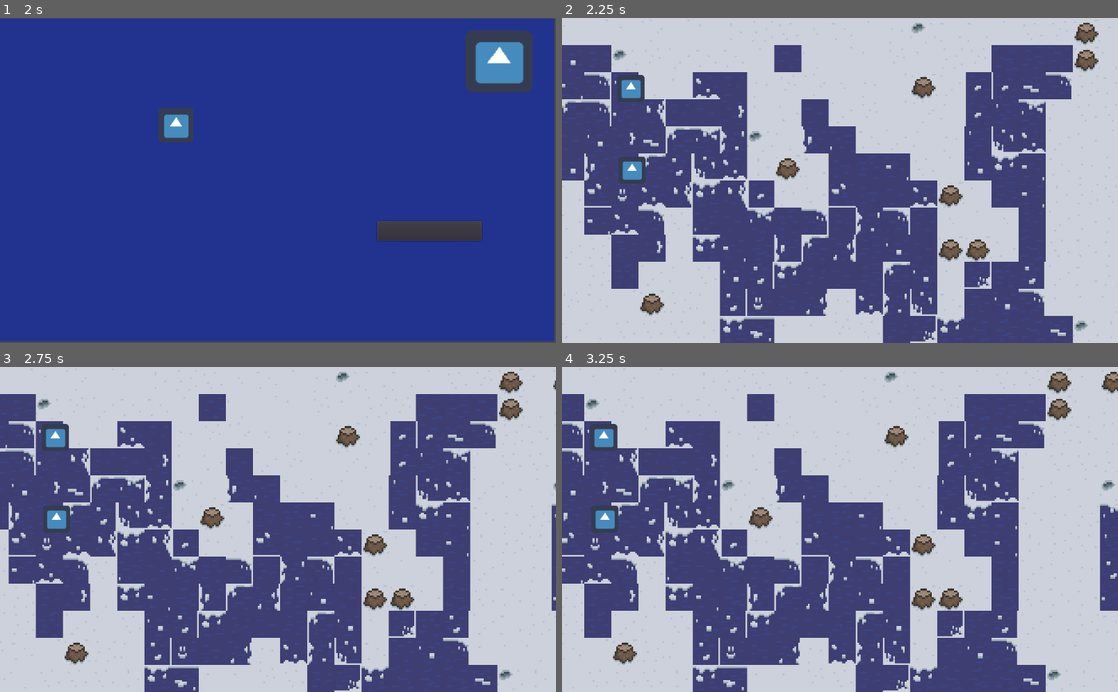
Above: before the commit, frames 1-4 (two rows, left to right).
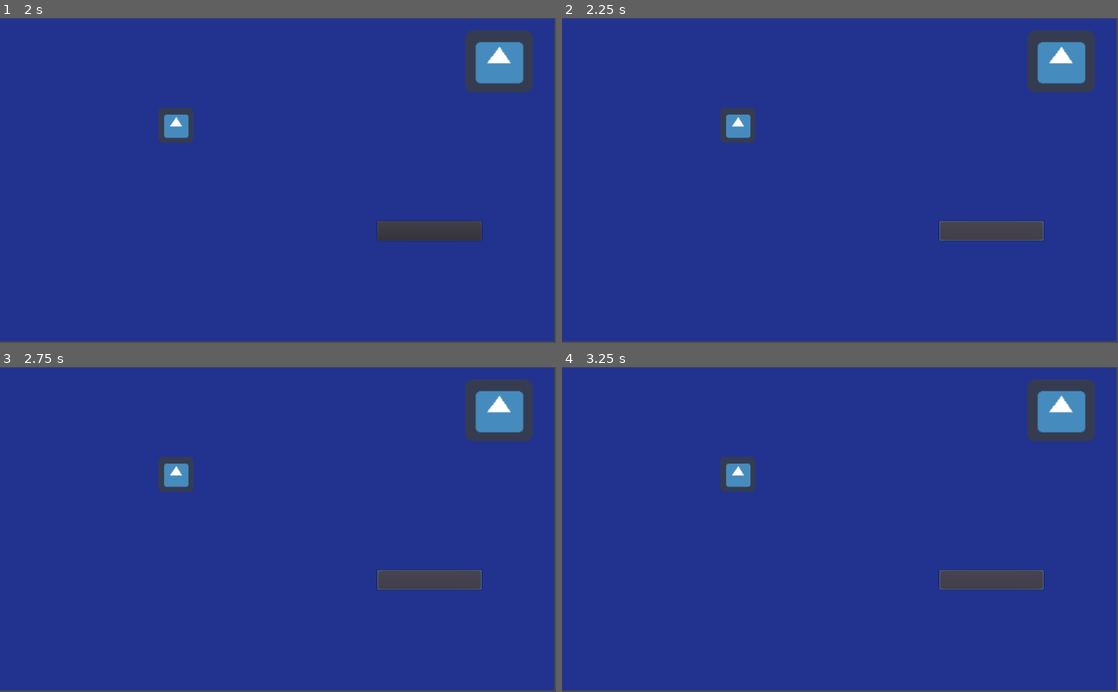
Above: after the commit, the same moments.

Repository: rchin157/gamejamNov2020
Game: Godot game, scene res://Level/OpeningMenu.tscn
Same seed, same stepped clock (60 frames per second), same inputs: the game is played once before the commit and once after it. The project has no main scene, so this scene is started directly. The engine's default icon, where the game draws it, is replaced by a stand-in: a white triangle on a blue panel in a dark square.
Inputs (mouse positions are in pixels of both pictures, inside the frame that each line leads up to):
- Up to frame 1 (2 s): click (189, 180) at 0.52 s; type "12" at 0.6 s; click "Host Server" at 1.25 s
- Up to frame 2 (2.25 s): click "Begin Game" at 2 s
- Up to frame 3 (2.75 s): no input
- Up to frame 4 (3.25 s): click (990, 578) at 2.75 s, where only the run after the commit has a clickable "Begin Game"

Frame 1 is identical in both runs. In frame 2, 100% of the frame differs, in the area x 0-100%, y 0-100%; in frame 3, 100%; in frame 4, 100%.

Commit message:
I LOVE CONNECTED TEXTURES YUMMY YUMMY

Diff:
--- a/Level/Level.tscn
+++ b/Level/Level.tscn
@@ -1,8 +1,51 @@
-[gd_scene load_steps=5 format=2]
+[gd_scene load_steps=20 format=2]
 
 [ext_resource path="res://Scripts/Level.gd" type="Script" id=1]
+[ext_resource path="res://Tiles/WaterTiles.png" type="Texture" id=2]
 [ext_resource path="res://Entities/Player.tscn" type="PackedScene" id=3]
 [ext_resource path="res://Tiles/TILESET.png" type="Texture" id=4]
+
+[sub_resource type="ConvexPolygonShape2D" id=2]
+points = PoolVector2Array( 64, 64, 0, 64, 0, 0, 64, 0 )
+
+[sub_resource type="ConvexPolygonShape2D" id=3]
+points = PoolVector2Array( 64, 64, 0, 64, 0, 0, 64, 0 )
+
+[sub_resource type="ConvexPolygonShape2D" id=4]
+points = PoolVector2Array( 64, 64, 0, 64, 0, 0, 64, 0 )
+
+[sub_resource type="ConvexPolygonShape2D" id=5]
+points = PoolVector2Array( 64, 64, 0, 64, 0, 0, 64, 0 )
+
+[sub_resource type="ConvexPolygonShape2D" id=6]
+points = PoolVector2Array( 64, 64, 0, 64, 0, 0, 64, 0 )
+
+[sub_resource type="ConvexPolygonShape2D" id=7]
+points = PoolVector2Array( 64, 64, 0, 64, 0, 0, 64, 0 )
+
+[sub_resource type="ConvexPolygonShape2D" id=8]
+points = PoolVector2Array( 64, 64, 0, 64, 0, 0, 64, 0 )
+
+[sub_resource type="ConvexPolygonShape2D" id=9]
+points = PoolVector2Array( 64, 64, 0, 64, 0, 0, 64, 0 )
+
+[sub_resource type="ConvexPolygonShape2D" id=10]
+points = PoolVector2Array( 64, 64, 0, 64, 0, 0, 64, 0 )
+
+[sub_resource type="ConvexPolygonShape2D" id=11]
+points = PoolVector2Array( 64, 64, 0, 64, 0, 0, 64, 0 )
+
+[sub_resource type="ConvexPolygonShape2D" id=12]
+points = PoolVector2Array( 64, 64, 0, 64, 0, 0, 64, 0 )
+
+[sub_resource type="ConvexPolygonShape2D" id=13]
+points = PoolVector2Array( 64, 64, 0, 64, 0, 0, 64, 0 )
+
+[sub_resource type="ConvexPolygonShape2D" id=14]
+points = PoolVector2Array( 64, 64, 0, 64, 0, 0, 64, 0 )
+
+[sub_resource type="ConvexPolygonShape2D" id=15]
+points = PoolVector2Array( 64, 64, 0, 64, 0, 0, 64, 0 )
 
 [sub_resource type="TileSet" id=1]
 0/name = "TILESET.png 0"
@@ -733,6 +776,440 @@
 51/shape_one_way_margin = 0.0
 51/shapes = [  ]
 51/z_index = 0
+52/name = "TILESET.png 52"
+52/texture = ExtResource( 4 )
+52/tex_offset = Vector2( 0, 0 )
+52/modulate = Color( 1, 1, 1, 1 )
+52/region = Rect2( 384, 64, 64, 64 )
+52/tile_mode = 0
+52/occluder_offset = Vector2( 0, 0 )
+52/navigation_offset = Vector2( 0, 0 )
+52/shape_offset = Vector2( 0, 0 )
+52/shape_transform = Transform2D( 1, 0, 0, 1, 0, 0 )
+52/shape = SubResource( 2 )
+52/shape_one_way = false
+52/shape_one_way_margin = 1.0
+52/shapes = [ {
+"autotile_coord": Vector2( 0, 0 ),
+"one_way": false,
+"one_way_margin": 1.0,
+"shape": SubResource( 2 ),
+"shape_transform": Transform2D( 1, 0, 0, 1, 0, 0 )
+} ]
+52/z_index = 0
+53/name = "TILESET.png 53"
+53/texture = ExtResource( 4 )
+53/tex_offset = Vector2( 0, 0 )
+53/modulate = Color( 1, 1, 1, 1 )
+53/region = Rect2( 448, 64, 64, 64 )
+53/tile_mode = 0
+53/occluder_offset = Vector2( 0, 0 )
+53/navigation_offset = Vector2( 0, 0 )
+53/shape_offset = Vector2( 0, 0 )
+53/shape_transform = Transform2D( 1, 0, 0, 1, 0, 0 )
+53/shape = SubResource( 3 )
+53/shape_one_way = false
+53/shape_one_way_margin = 1.0
+53/shapes = [ {
+"autotile_coord": Vector2( 0, 0 ),
+"one_way": false,
+"one_way_margin": 1.0,
+"shape": SubResource( 3 ),
+"shape_transform": Transform2D( 1, 0, 0, 1, 0, 0 )
+} ]
+53/z_index = 0
+54/name = "TILESET.png 54"
+54/texture = ExtResource( 4 )
+54/tex_offset = Vector2( 0, 0 )
+54/modulate = Color( 1, 1, 1, 1 )
+54/region = Rect2( 384, 128, 64, 64 )
+54/tile_mode = 0
+54/occluder_offset = Vector2( 0, 0 )
+54/navigation_offset = Vector2( 0, 0 )
+54/shape_offset = Vector2( 0, 0 )
+54/shape_transform = Transform2D( 1, 0, 0, 1, 0, 0 )
+54/shape = SubResource( 4 )
+54/shape_one_way = false
+54/shape_one_way_margin = 1.0
+54/shapes = [ {
+"autotile_coord": Vector2( 0, 0 ),
+"one_way": false,
+"one_way_margin": 1.0,
+"shape": SubResource( 4 ),
+"shape_transform": Transform2D( 1, 0, 0, 1, 0, 0 )
+} ]
+54/z_index = 0
+55/name = "TILESET.png 55"
+55/texture = ExtResource( 4 )
+55/tex_offset = Vector2( 0, 0 )
+55/modulate = Color( 1, 1, 1, 1 )
+55/region = Rect2( 448, 128, 64, 64 )
+55/tile_mode = 0
+55/occluder_offset = Vector2( 0, 0 )
+55/navigation_offset = Vector2( 0, 0 )
+55/shape_offset = Vector2( 0, 0 )
+55/shape_transform = Transform2D( 1, 0, 0, 1, 0, 0 )
+55/shape = SubResource( 5 )
+55/shape_one_way = false
+55/shape_one_way_margin = 1.0
+55/shapes = [ {
+"autotile_coord": Vector2( 0, 0 ),
+"one_way": false,
+"one_way_margin": 1.0,
+"shape": SubResource( 5 ),
+"shape_transform": Transform2D( 1, 0, 0, 1, 0, 0 )
+} ]
+55/z_index = 0
+56/name = "TILESET.png 56"
+56/texture = ExtResource( 4 )
+56/tex_offset = Vector2( 0, 0 )
+56/modulate = Color( 1, 1, 1, 1 )
+56/region = Rect2( 384, 192, 64, 64 )
+56/tile_mode = 0
+56/occluder_offset = Vector2( 0, 0 )
+56/navigation_offset = Vector2( 0, 0 )
+56/shape_offset = Vector2( 0, 0 )
+56/shape_transform = Transform2D( 1, 0, 0, 1, 0, 0 )
+56/shape = SubResource( 6 )
+56/shape_one_way = false
+56/shape_one_way_margin = 1.0
+56/shapes = [ {
+"autotile_coord": Vector2( 0, 0 ),
+"one_way": false,
+"one_way_margin": 1.0,
+"shape": SubResource( 6 ),
+"shape_transform": Transform2D( 1, 0, 0, 1, 0, 0 )
+} ]
+56/z_index = 0
+57/name = "TILESET.png 57"
+57/texture = ExtResource( 4 )
+57/tex_offset = Vector2( 0, 0 )
+57/modulate = Color( 1, 1, 1, 1 )
+57/region = Rect2( 448, 192, 64, 64 )
+57/tile_mode = 0
+57/occluder_offset = Vector2( 0, 0 )
+57/navigation_offset = Vector2( 0, 0 )
+57/shape_offset = Vector2( 0, 0 )
+57/shape_transform = Transform2D( 1, 0, 0, 1, 0, 0 )
+57/shape = SubResource( 7 )
+57/shape_one_way = false
+57/shape_one_way_margin = 1.0
+57/shapes = [ {
+"autotile_coord": Vector2( 0, 0 ),
+"one_way": false,
+"one_way_margin": 1.0,
+"shape": SubResource( 7 ),
+"shape_transform": Transform2D( 1, 0, 0, 1, 0, 0 )
+} ]
+57/z_index = 0
+58/name = "TILESET.png 58"
+58/texture = ExtResource( 4 )
+58/tex_offset = Vector2( 0, 0 )
+58/modulate = Color( 1, 1, 1, 1 )
+58/region = Rect2( 384, 256, 64, 64 )
+58/tile_mode = 0
+58/occluder_offset = Vector2( 0, 0 )
+58/navigation_offset = Vector2( 0, 0 )
+58/shape_offset = Vector2( 0, 0 )
+58/shape_transform = Transform2D( 1, 0, 0, 1, 0, 0 )
+58/shape = SubResource( 8 )
+58/shape_one_way = false
+58/shape_one_way_margin = 1.0
+58/shapes = [ {
+"autotile_coord": Vector2( 0, 0 ),
+"one_way": false,
+"one_way_margin": 1.0,
+"shape": SubResource( 8 ),
+"shape_transform": Transform2D( 1, 0, 0, 1, 0, 0 )
+} ]
+58/z_index = 0
+59/name = "TILESET.png 59"
+59/texture = ExtResource( 4 )
+59/tex_offset = Vector2( 0, 0 )
+59/modulate = Color( 1, 1, 1, 1 )
+59/region = Rect2( 448, 256, 64, 64 )
+59/tile_mode = 0
+59/occluder_offset = Vector2( 0, 0 )
+59/navigation_offset = Vector2( 0, 0 )
+59/shape_offset = Vector2( 0, 0 )
+59/shape_transform = Transform2D( 1, 0, 0, 1, 0, 0 )
+59/shape = SubResource( 9 )
+59/shape_one_way = false
+59/shape_one_way_margin = 1.0
+59/shapes = [ {
+"autotile_coord": Vector2( 0, 0 ),
+"one_way": false,
+"one_way_margin": 1.0,
+"shape": SubResource( 9 ),
+"shape_transform": Transform2D( 1, 0, 0, 1, 0, 0 )
+} ]
+59/z_index = 0
+60/name = "TILESET.png 60"
+60/texture = ExtResource( 4 )
+60/tex_offset = Vector2( 0, 0 )
+60/modulate = Color( 1, 1, 1, 1 )
+60/region = Rect2( 384, 320, 64, 64 )
+60/tile_mode = 0
+60/occluder_offset = Vector2( 0, 0 )
+60/navigation_offset = Vector2( 0, 0 )
+60/shape_offset = Vector2( 0, 0 )
+60/shape_transform = Transform2D( 1, 0, 0, 1, 0, 0 )
+60/shape_one_way = false
+60/shape_one_way_margin = 0.0
+60/shapes = [  ]
+60/z_index = 0
+61/name = "TILESET.png 61"
+61/texture = ExtResource( 4 )
+61/tex_offset = Vector2( 0, 0 )
+61/modulate = Color( 1, 1, 1, 1 )
+61/region = Rect2( 448, 320, 64, 64 )
+61/tile_mode = 0
+61/occluder_offset = Vector2( 0, 0 )
+61/navigation_offset = Vector2( 0, 0 )
+61/shape_offset = Vector2( 0, 0 )
+61/shape_transform = Transform2D( 1, 0, 0, 1, 0, 0 )
+61/shape_one_way = false
+61/shape_one_way_margin = 0.0
+61/shapes = [  ]
+61/z_index = 0
+62/name = "TILESET.png 62"
+62/texture = ExtResource( 4 )
+62/tex_offset = Vector2( 0, 0 )
+62/modulate = Color( 1, 1, 1, 1 )
+62/region = Rect2( 384, 384, 64, 64 )
+62/tile_mode = 0
+62/occluder_offset = Vector2( 0, 0 )
+62/navigation_offset = Vector2( 0, 0 )
+62/shape_offset = Vector2( 0, 0 )
+62/shape_transform = Transform2D( 1, 0, 0, 1, 0, 0 )
+62/shape = SubResource( 10 )
+62/shape_one_way = false
+62/shape_one_way_margin = 1.0
+62/shapes = [ {
+"autotile_coord": Vector2( 0, 0 ),
+"one_way": false,
+"one_way_margin": 1.0,
+"shape": SubResource( 10 ),
+"shape_transform": Transform2D( 1, 0, 0, 1, 0, 0 )
+} ]
+62/z_index = 0
+63/name = "TILESET.png 63"
+63/texture = ExtResource( 4 )
+63/tex_offset = Vector2( 0, 0 )
+63/modulate = Color( 1, 1, 1, 1 )
+63/region = Rect2( 448, 384, 64, 64 )
+63/tile_mode = 0
+63/occluder_offset = Vector2( 0, 0 )
+63/navigation_offset = Vector2( 0, 0 )
+63/shape_offset = Vector2( 0, 0 )
+63/shape_transform = Transform2D( 1, 0, 0, 1, 0, 0 )
+63/shape = SubResource( 11 )
+63/shape_one_way = false
+63/shape_one_way_margin = 1.0
+63/shapes = [ {
+"autotile_coord": Vector2( 0, 0 ),
+"one_way": false,
+"one_way_margin": 1.0,
+"shape": SubResource( 11 ),
+"shape_transform": Transform2D( 1, 0, 0, 1, 0, 0 )
+} ]
+63/z_index = 0
+64/name = "TILESET.png 64"
+64/texture = ExtResource( 4 )
+64/tex_offset = Vector2( 0, 0 )
+64/modulate = Color( 1, 1, 1, 1 )
+64/region = Rect2( 512, 0, 64, 64 )
+64/tile_mode = 0
+64/occluder_offset = Vector2( 0, 0 )
+64/navigation_offset = Vector2( 0, 0 )
+64/shape_offset = Vector2( 0, 0 )
+64/shape_transform = Transform2D( 1, 0, 0, 1, 0, 0 )
+64/shape_one_way = false
+64/shape_one_way_margin = 0.0
+64/shapes = [  ]
+64/z_index = 0
+65/name = "TILESET.png 65"
+65/texture = ExtResource( 4 )
+65/tex_offset = Vector2( 0, 0 )
+65/modulate = Color( 1, 1, 1, 1 )
+65/region = Rect2( 512, 64, 64, 64 )
+65/tile_mode = 0
+65/occluder_offset = Vector2( 0, 0 )
+65/navigation_offset = Vector2( 0, 0 )
+65/shape_offset = Vector2( 0, 0 )
+65/shape_transform = Transform2D( 1, 0, 0, 1, 0, 0 )
+65/shape_one_way = false
+65/shape_one_way_margin = 0.0
+65/shapes = [  ]
+65/z_index = 0
+66/name = "TILESET.png 66"
+66/texture = ExtResource( 4 )
+66/tex_offset = Vector2( 0, 0 )
+66/modulate = Color( 1, 1, 1, 1 )
+66/region = Rect2( 512, 128, 64, 64 )
+66/tile_mode = 0
+66/occluder_offset = Vector2( 0, 0 )
+66/navigation_offset = Vector2( 0, 0 )
+66/shape_offset = Vector2( 0, 0 )
+66/shape_transform = Transform2D( 1, 0, 0, 1, 0, 0 )
+66/shape_one_way = false
+66/shape_one_way_margin = 0.0
+66/shapes = [  ]
+66/z_index = 0
+67/name = "TILESET.png 67"
+67/texture = ExtResource( 4 )
+67/tex_offset = Vector2( 0, 0 )
+67/modulate = Color( 1, 1, 1, 1 )
+67/region = Rect2( 512, 192, 64, 64 )
+67/tile_mode = 0
+67/occluder_offset = Vector2( 0, 0 )
+67/navigation_offset = Vector2( 0, 0 )
+67/shape_offset = Vector2( 0, 0 )
+67/shape_transform = Transform2D( 1, 0, 0, 1, 0, 0 )
+67/shape_one_way = false
+67/shape_one_way_margin = 0.0
+67/shapes = [  ]
+67/z_index = 0
+68/name = "TILESET.png 68"
+68/texture = ExtResource( 4 )
+68/tex_offset = Vector2( 0, 0 )
+68/modulate = Color( 1, 1, 1, 1 )
+68/region = Rect2( 512, 256, 64, 64 )
+68/tile_mode = 0
+68/occluder_offset = Vector2( 0, 0 )
+68/navigation_offset = Vector2( 0, 0 )
+68/shape_offset = Vector2( 0, 0 )
+68/shape_transform = Transform2D( 1, 0, 0, 1, 0, 0 )
+68/shape_one_way = false
+68/shape_one_way_margin = 0.0
+68/shapes = [  ]
+68/z_index = 0
+69/name = "TILESET.png 69"
+69/texture = ExtResource( 4 )
+69/tex_offset = Vector2( 0, 0 )
+69/modulate = Color( 1, 1, 1, 1 )
+69/region = Rect2( 512, 320, 64, 64 )
+69/tile_mode = 0
+69/occluder_offset = Vector2( 0, 0 )
+69/navigation_offset = Vector2( 0, 0 )
+69/shape_offset = Vector2( 0, 0 )
+69/shape_transform = Transform2D( 1, 0, 0, 1, 0, 0 )
+69/shape_one_way = false
+69/shape_one_way_margin = 0.0
+69/shapes = [  ]
+69/z_index = 0
+70/name = "TILESET.png 70"
+70/texture = ExtResource( 4 )
+70/tex_offset = Vector2( 0, 0 )
+70/modulate = Color( 1, 1, 1, 1 )
+70/region = Rect2( 512, 384, 64, 64 )
+70/tile_mode = 0
+70/occluder_offset = Vector2( 0, 0 )
+70/navigation_offset = Vector2( 0, 0 )
+70/shape_offset = Vector2( 0, 0 )
+70/shape_transform = Transform2D( 1, 0, 0, 1, 0, 0 )
+70/shape_one_way = false
+70/shape_one_way_margin = 0.0
+70/shapes = [  ]
+70/z_index = 0
+71/name = "TILESET.png 71"
+71/texture = ExtResource( 4 )
+71/tex_offset = Vector2( 0, 0 )
+71/modulate = Color( 1, 1, 1, 1 )
+71/region = Rect2( 512, 448, 64, 64 )
+71/tile_mode = 0
+71/occluder_offset = Vector2( 0, 0 )
+71/navigation_offset = Vector2( 0, 0 )
+71/shape_offset = Vector2( 0, 0 )
+71/shape_transform = Transform2D( 1, 0, 0, 1, 0, 0 )
+71/shape_one_way = false
+71/shape_one_way_margin = 0.0
+71/shapes = [  ]
+71/z_index = 0
+72/name = "WaterTiles.png 72"
+72/texture = ExtResource( 2 )
+72/tex_offset = Vector2( 0, 0 )
+72/modulate = Color( 1, 1, 1, 1 )
+72/region = Rect2( 0, 0, 64, 64 )
+72/tile_mode = 0
+72/occluder_offset = Vector2( 0, 0 )
+72/navigation_offset = Vector2( 0, 0 )
+72/shape_offset = Vector2( 0, 0 )
+72/shape_transform = Transform2D( 1, 0, 0, 1, 0, 0 )
+72/shape = SubResource( 12 )
+72/shape_one_way = false
+72/shape_one_way_margin = 1.0
+72/shapes = [ {
+"autotile_coord": Vector2( 0, 0 ),
+"one_way": false,
+"one_way_margin": 1.0,
+"shape": SubResource( 12 ),
+"shape_transform": Transform2D( 1, 0, 0, 1, 0, 0 )
+} ]
+72/z_index = 0
+73/name = "WaterTiles.png 73"
+73/texture = ExtResource( 2 )
+73/tex_offset = Vector2( 0, 0 )
+73/modulate = Color( 1, 1, 1, 1 )
+73/region = Rect2( 0, 64, 64, 64 )
+73/tile_mode = 0
+73/occluder_offset = Vector2( 0, 0 )
+73/navigation_offset = Vector2( 0, 0 )
+73/shape_offset = Vector2( 0, 0 )
+73/shape_transform = Transform2D( 1, 0, 0, 1, 0, 0 )
+73/shape = SubResource( 13 )
+73/shape_one_way = false
+73/shape_one_way_margin = 1.0
+73/shapes = [ {
+"autotile_coord": Vector2( 0, 0 ),
+"one_way": false,
+"one_way_margin": 1.0,
+"shape": SubResource( 13 ),
+"shape_transform": Transform2D( 1, 0, 0, 1, 0, 0 )
+} ]
+73/z_index = 0
+74/name = "WaterTiles.png 74"
+74/texture = ExtResource( 2 )
+74/tex_offset = Vector2( 0, 0 )
+74/modulate = Color( 1, 1, 1, 1 )
+74/region = Rect2( 64, 0, 64, 64 )
+74/tile_mode = 0
+74/occluder_offset = Vector2( 0, 0 )
+74/navigation_offset = Vector2( 0, 0 )
+74/shape_offset = Vector2( 0, 0 )
+74/shape_transform = Transform2D( 1, 0, 0, 1, 0, 0 )
+74/shape = SubResource( 14 )
+74/shape_one_way = false
+74/shape_one_way_margin = 1.0
+74/shapes = [ {
+"autotile_coord": Vector2( 0, 0 ),
+"one_way": false,
+"one_way_margin": 1.0,
+"shape": SubResource( 14 ),
+"shape_transform": Transform2D( 1, 0, 0, 1, 0, 0 )
+} ]
+74/z_index = 0
+75/name = "WaterTiles.png 75"
+75/texture = ExtResource( 2 )
+75/tex_offset = Vector2( 0, 0 )
+75/modulate = Color( 1, 1, 1, 1 )
+75/region = Rect2( 64, 64, 64, 64 )
+75/tile_mode = 0
+75/occluder_offset = Vector2( 0, 0 )
+75/navigation_offset = Vector2( 0, 0 )
+75/shape_offset = Vector2( 0, 0 )
+75/shape_transform = Transform2D( 1, 0, 0, 1, 0, 0 )
+75/shape = SubResource( 15 )
+75/shape_one_way = false
+75/shape_one_way_margin = 1.0
+75/shapes = [ {
+"autotile_coord": Vector2( 0, 0 ),
+"one_way": false,
+"one_way_margin": 1.0,
+"shape": SubResource( 15 ),
+"shape_transform": Transform2D( 1, 0, 0, 1, 0, 0 )
+} ]
+75/z_index = 0
 
 [node name="Node2d" type="Node2D"]
 script = ExtResource( 1 )
--- a/Level/OpeningMenu.tscn
+++ b/Level/OpeningMenu.tscn
@@ -44,9 +44,9 @@
 }
 
 [node name="RichTextLabel" type="RichTextLabel" parent="."]
-margin_left = 212.0
+margin_left = 211.0
 margin_top = 33.0
-margin_right = 792.0
+margin_right = 791.0
 margin_bottom = 94.0
 custom_fonts/normal_font = SubResource( 1 )
 bbcode_enabled = true
--- a/Scripts/Level.gd
+++ b/Scripts/Level.gd
@@ -23,6 +23,37 @@
 
 onready var tilemap = get_node("TileMap")
 onready var camera = get_node("Camera2D")
+
+#Fuck me
+var TLW = [19]
+var TW = [20,21,22]
+var TRW = [23]
+var RW = [24,29,34]
+var LW = [28,33,38]
+var BLW = [39]
+var BW = [40,41,42]
+var BRW = [43]
+var CW = [25,26,27,30,31,32,35,36,37,44,45,46,47,48,49]
+var BUW = [26]
+var LO = [59,53]
+var RO = [52,58]
+var TO = [56,57]
+var BO = [54,55]
+var CO = [62,63]
+var LR = [74,75]
+var TB = [72,73]
+
+#var TLW = [12]
+#var TW = [14]
+#var TRW = [62]
+#var RW = [22]
+#var LW = [18]
+#var BLW = [63]
+#var BW = [36]
+#var BRW = [61]
+#var CW = [60]
+#var BUW = [26]
+
 
 # Called when the node enters the scene tree for the first time.
 func _ready():
@@ -80,7 +111,75 @@
 			var punode = pun.instance()
 			punode.set_position(Vector2((levelWidth) * 64 + 32, j * 64))
 			add_child(punode)
+	for j in range(levelHeight):
+		#Checks if it is water
+		var watertile = checkWater(levelWidth - 2, j)
+		if watertile != -1:
+			print(watertile)
+			tileImgs[levelWidth - 2][j] = watertile
+			tilemap.set_cell(levelWidth -2,j,watertile)
 	cellsPassed += 1
+
+func checkWater(i: int, j: int):
+	if(tiles[i][j] == 2):
+		#left,up,right,down
+		var neighbors = [false,false,false,false]
+		#left
+		neighbors[0] = i-1<0 or tiles[i-1][j] == 2
+		#up
+		neighbors[1] = j-1<0 or tiles[i][j-1] == 2
+		#right
+		neighbors[2] = i+1>=levelWidth or tiles[i+1][j] == 2
+		#down
+		neighbors[3] = j+1>=levelHeight or tiles[i][j+1] == 2
+
+		var check = int(neighbors[0])+2*int(neighbors[1])+4*int(neighbors[2])+8*int(neighbors[3])
+		var imageArr = CW;
+
+		match check:
+			#Temporary (no neighbor pool does not exist add it here
+			0:
+				imageArr = CO
+				#LEFT ONLY
+			1:
+				imageArr = LO
+				#TOP ONLY
+			2:
+				imageArr = TO
+			3:
+				imageArr = BRW
+				#RIGHT ONLY
+			4:
+				imageArr = RO
+			#LEFT AND RIGHT
+			5:
+				imageArr = LR
+			6:
+				imageArr = BLW
+			7:
+				imageArr = BW
+				#ONLY BOTTOM
+			8:
+				imageArr = BO
+			9:
+				imageArr = TRW
+			#TOP AND BOTTOM
+			10:
+				imageArr = TB
+			#TOP BOTTOM AND LEFT
+			11:
+				imageArr = LW
+			12:
+				imageArr = TLW
+			13:
+				imageArr = TW
+			14:
+				imageArr = RW
+			15:
+				print('you got a center')
+				imageArr = CW
+		return imageArr[rng.randi_range(0,imageArr.size()-1)]
+	return -1;
 
 func initNoise():
 	var randgen = RandomNumberGenerator.new()
--- a/project.godot
+++ b/project.godot
@@ -22,6 +22,17 @@
 
 MultiplayerManager="*res://Multiplayer/MultiplayerManage.tscn"
 
+[layer_names]
+
+2d_render/layer_1="Player"
+2d_physics/layer_1="Player"
+2d_render/layer_2="Water"
+2d_physics/layer_2="Water"
+2d_render/layer_3="Tree"
+2d_physics/layer_3="Tree"
+2d_render/layer_4="Item"
+2d_physics/layer_4="Item"
+
 [rendering]
 
 environment/default_environment="res://default_env.tres"
